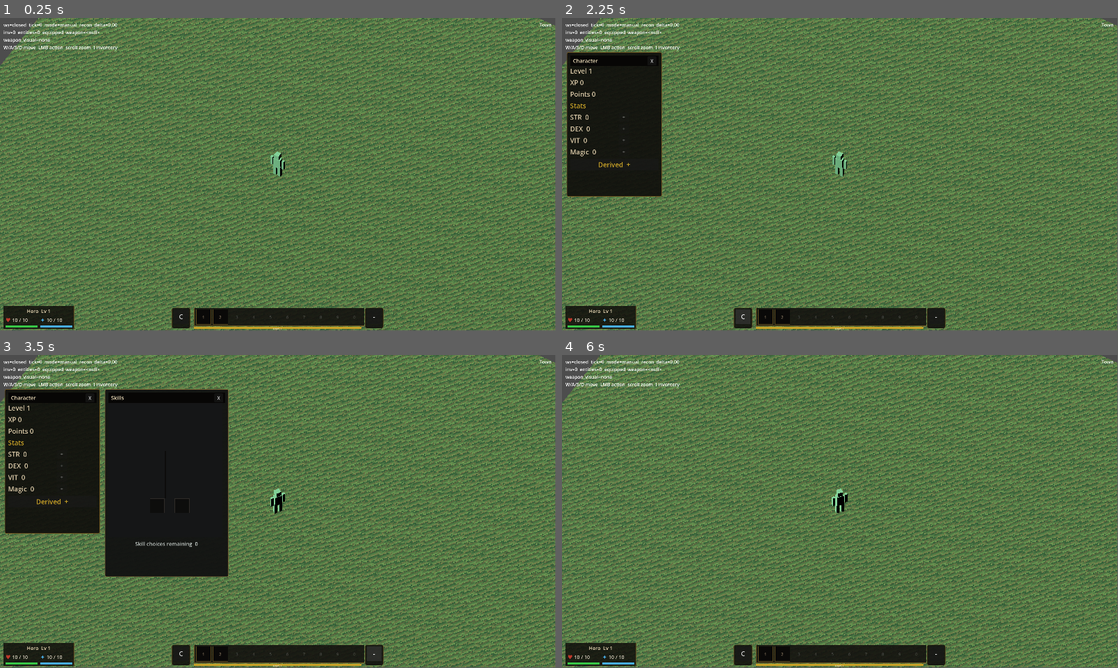
Above: before the commit, frames 1-4 (two rows, left to right).
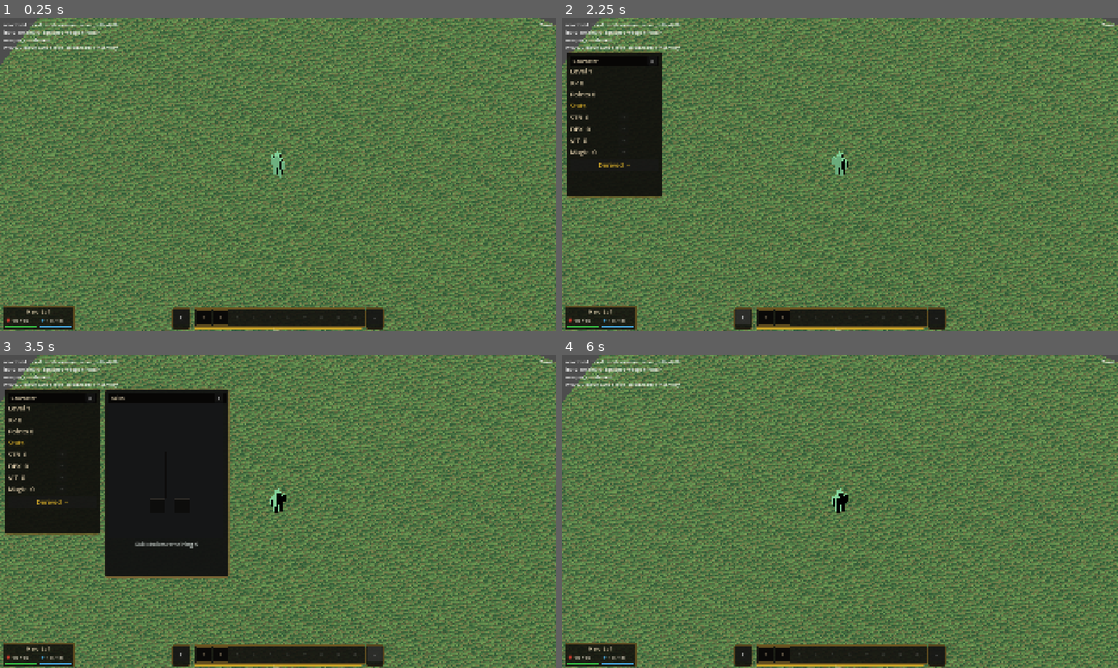
Above: after the commit, the same moments.

Repository: mmandrille/arpg-dev
Game: Godot game, scene res://scenes/main.tscn
The game is run twice, just before and just after one commit, with the same random seed, the same clock (stepped at 60 frames per second) and the same inputs.
Inputs:
- Up to frame 1 (0.25 s): no input
- Up to frame 2 (2.25 s): click "1" at 0.5 s; click "2" at 1.25 s; click "C" at 2 s
- Up to frame 3 (3.5 s): click "-" at 2.75 s
- Up to frame 4 (6 s): click "Derived +" at 3.5 s; click "Derived -" at 4.25 s; click "X" at 5 s; click "X" at 5.75 s
The window is 799x449 before the commit and 800x450 after it. Grey fills any space a smaller window leaves; there, only what the larger window draws over its background counts as a difference.

The runs differ from the first frame. In frame 1, 30% of the frame differs, in the area x 0-100%, y 0-100%; in frame 2, 29%; in frame 3, 26%; in frame 4, 30%.

Commit message:
fix: scale client window and clean market tests

Diff:
--- a/client/project.godot
+++ b/client/project.godot
@@ -22,6 +22,8 @@
 
 window/size/viewport_width=1920
 window/size/viewport_height=1080
+window/stretch/mode="canvas_items"
+window/stretch/aspect="expand"
 
 [rendering]
 
--- a/client/scripts/client_settings.gd
+++ b/client/scripts/client_settings.gd
@@ -4,7 +4,7 @@
 
 const TextCatalogScript := preload("res://scripts/text_catalog.gd")
 
-const DEFAULT_SIZE := Vector2i(1920, 1080)
+const DEFAULT_SIZE := Vector2i(2560, 1440)
 const CREATE_GAME_SESSION_TYPE_COOP := "coop"
 const CREATE_GAME_SESSION_TYPE_SOLO := "solo"
 const DEFAULT_CREATE_GAME_SESSION_TYPE := CREATE_GAME_SESSION_TYPE_COOP
@@ -14,6 +14,7 @@
 	Vector2i(1280, 720),
 	Vector2i(1600, 900),
 	Vector2i(1920, 1080),
+	Vector2i(2560, 1440),
 ]
 const SUPPORTED_CREATE_GAME_SESSION_TYPES := [
 	CREATE_GAME_SESSION_TYPE_COOP,
@@ -155,12 +156,29 @@
 
 
 func apply() -> void:
-	var target_size := window_size
+	var target_size := _fit_size_to_screen(window_size)
+	DisplayServer.window_set_min_size(SUPPORTED_SIZES[0])
+	DisplayServer.window_set_mode(DisplayServer.WINDOW_MODE_WINDOWED)
+	DisplayServer.window_set_size(target_size)
+	_center_window(target_size)
+
+
+static func _fit_size_to_screen(size: Vector2i) -> Vector2i:
 	var screen := DisplayServer.window_get_current_screen()
-	var scale := DisplayServer.screen_get_scale(screen)
-	if scale > 1.0:
-		target_size = Vector2i(roundi(float(window_size.x) * scale), roundi(float(window_size.y) * scale))
-	DisplayServer.window_set_size(target_size)
+	var screen_size := DisplayServer.screen_get_size(screen)
+	var margin := Vector2i(96, 96)
+	var available := Vector2i(maxi(640, screen_size.x - margin.x), maxi(360, screen_size.y - margin.y))
+	if size.x <= available.x and size.y <= available.y:
+		return size
+	var fit_scale := minf(float(available.x) / float(size.x), float(available.y) / float(size.y))
+	return Vector2i(
+		maxi(SUPPORTED_SIZES[0].x, roundi(float(size.x) * fit_scale)),
+		maxi(SUPPORTED_SIZES[0].y, roundi(float(size.y) * fit_scale))
+	)
+
+
+static func _center_window(target_size: Vector2i) -> void:
+	var screen := DisplayServer.window_get_current_screen()
 	var screen_pos := DisplayServer.screen_get_position(screen)
 	var screen_size := DisplayServer.screen_get_size(screen)
 	var centered := screen_pos + Vector2i(
--- a/client/scripts/main.gd
+++ b/client/scripts/main.gd
@@ -4202,6 +4202,7 @@
 				market_panel.show_status("Could not publish item", true)
 			return
 		_remove_market_stash_item(str(payload.get("stash_item_id", "")))
+		_refresh_inventory_ui()
 		if market_panel != null:
 			market_panel.show_status("Item published")
 	elif action == "publish_inventory":
@@ -4211,6 +4212,7 @@
 				market_panel.show_status("Could not publish item", true)
 			return
 		_remove_inventory_item(str(payload.get("item_instance_id", "")))
+		_refresh_inventory_ui()
 		if market_panel != null:
 			market_panel.show_status("Item published")
 	elif action == "offer":
@@ -4221,6 +4223,7 @@
 			return
 		for stash_item_id in payload.get("stash_item_ids", []):
 			_remove_market_stash_item(str(stash_item_id))
+		_refresh_inventory_ui()
 		if market_panel != null:
 			market_panel.show_status("Offer sent")
 	elif action == "offer_inventory":
@@ -4231,6 +4234,7 @@
 			return
 		for item_instance_id in payload.get("item_instance_ids", []):
 			_remove_inventory_item(str(item_instance_id))
+		_refresh_inventory_ui()
 		if market_panel != null:
 			market_panel.show_status("Offer sent")
 	elif action == "purchase":
--- a/client/scripts/settings_panel.gd
+++ b/client/scripts/settings_panel.gd
@@ -2,6 +2,7 @@
 class_name SettingsPanel
 
 const TextCatalogScript := preload("res://scripts/text_catalog.gd")
+const ClientSettingsScript := preload("res://scripts/client_settings.gd")
 
 signal back_requested
 signal size_selected(label: String)
@@ -108,7 +109,7 @@
 	_title.add_theme_font_size_override("font_size", 45)
 	box.add_child(_title)
 
-	for label in ["1280x720", "1600x900", "1920x1080"]:
+	for label in ClientSettingsScript.supported_size_labels():
 		var button := Button.new()
 		button.text = label
 		button.custom_minimum_size = Vector2(320, 46)
--- a/client/tests/test_client_bot.gd
+++ b/client/tests/test_client_bot.gd
@@ -840,20 +840,21 @@
 	_assert_true("settings include 1280x720", labels.has("1280x720"))
 	_assert_true("settings include 1600x900", labels.has("1600x900"))
 	_assert_true("settings include 1920x1080", labels.has("1920x1080"))
+	_assert_true("settings include 2560x1440", labels.has("2560x1440"))
 
 
 func _test_client_settings_parse_size_label() -> void:
 	_assert_eq("settings parse valid size", ClientSettingsScript.parse_size_label("1600x900"), Vector2i(1600, 900))
-	_assert_eq("settings parse invalid size fallback", ClientSettingsScript.parse_size_label("1440x900"), Vector2i(1920, 1080))
-	_assert_eq("settings parse malformed fallback", ClientSettingsScript.parse_size_label("bad"), Vector2i(1920, 1080))
+	_assert_eq("settings parse invalid size fallback", ClientSettingsScript.parse_size_label("1440x900"), ClientSettingsScript.DEFAULT_SIZE)
+	_assert_eq("settings parse malformed fallback", ClientSettingsScript.parse_size_label("bad"), ClientSettingsScript.DEFAULT_SIZE)
 
 
 func _test_client_settings_size_from_data() -> void:
 	var valid := {"window_size": {"width": 1280, "height": 720}}
 	_assert_eq("settings data valid", ClientSettingsScript.size_from_data(valid), Vector2i(1280, 720))
 	var invalid := {"window_size": {"width": 777, "height": 444}}
-	_assert_eq("settings data invalid fallback", ClientSettingsScript.size_from_data(invalid), Vector2i(1920, 1080))
-	_assert_eq("settings data missing fallback", ClientSettingsScript.size_from_data({}), Vector2i(1920, 1080))
+	_assert_eq("settings data invalid fallback", ClientSettingsScript.size_from_data(invalid), ClientSettingsScript.DEFAULT_SIZE)
+	_assert_eq("settings data missing fallback", ClientSettingsScript.size_from_data({}), ClientSettingsScript.DEFAULT_SIZE)
 
 
 func _test_client_settings_floating_combat_text_from_data() -> void:
Not shown, changed: server/internal/http/auth_session_test.go
Not shown, added: server/internal/http/test_cleanup_test.go
Not shown, changed: server/internal/store/store_test.go
Not shown, added: server/internal/store/test_cleanup_test.go
